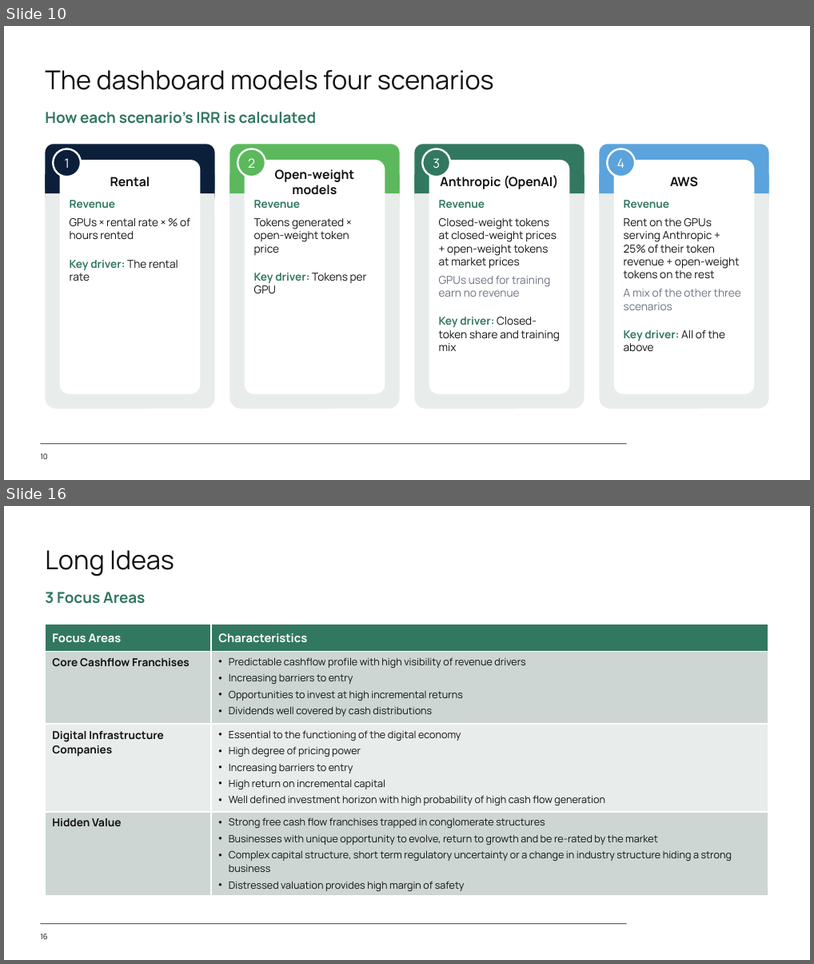
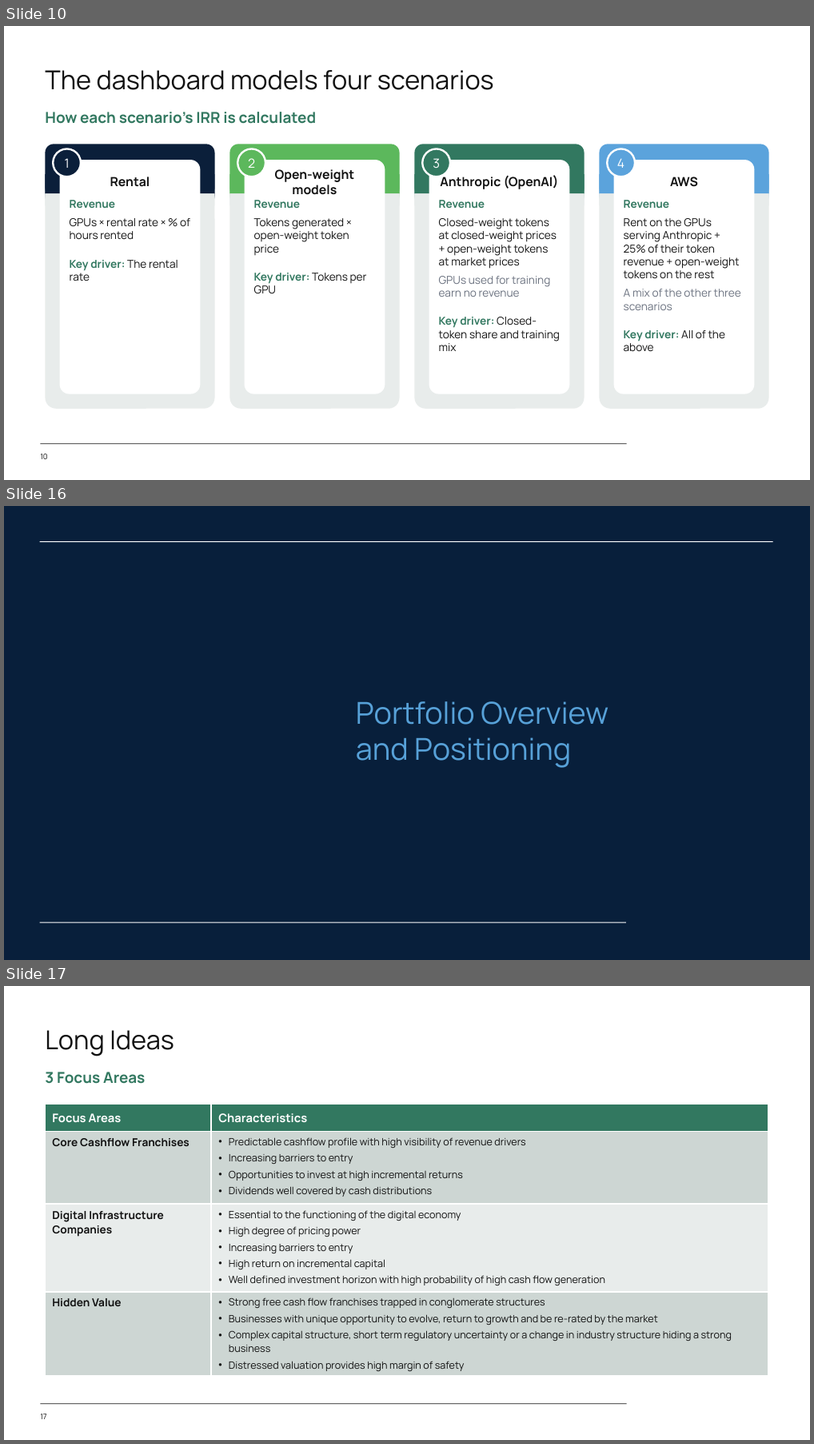
Before and after one commit to SystemCapital/AI-Dashboard, a slide deck: presentation/AI_Unit_Economics.pptx. Shown one above the other, each under a label of ours: slides 10 and 16 before the commit, slides 10, 16 and 17 after it; the slides between them are not shown. The pictures are 814x964 and 814x1444 pixels, drawn with LibreOffice and Linux fonts; fonts in the diff are those of the drawing; background and template pictures are left out. Boxes give left, top, right and bottom in pixels: in the first picture for what was removed or moved away, otherwise in the second. Text is boxed around its words. In the diff, an @@ line names an element or a change of style, - is before the commit and + after.

```diff
--- a/presentation/AI_Unit_Economics.pptx
+++ b/presentation/AI_Unit_Economics.pptx
@@ slide 16 added at (4, 506, 810, 960), background #081F3B @@
@@ line added from (40, 542) to (774, 542), #FFFFFF 1 pt @@
@@ title added at (356, 701, 609, 768), 36 pt, text #57A1D8 @@
+Portfolio Overview
+and Positioning
@@ line added from (40, 922) to (626, 922), #FFFFFF 1 pt @@
@@ what was slide 16 is now slide 17 @@
@@ page number at (40, 1413, 46, 1419): text changed @@
-16
+17
```
Also in this commit, not shown: 1 other file.
